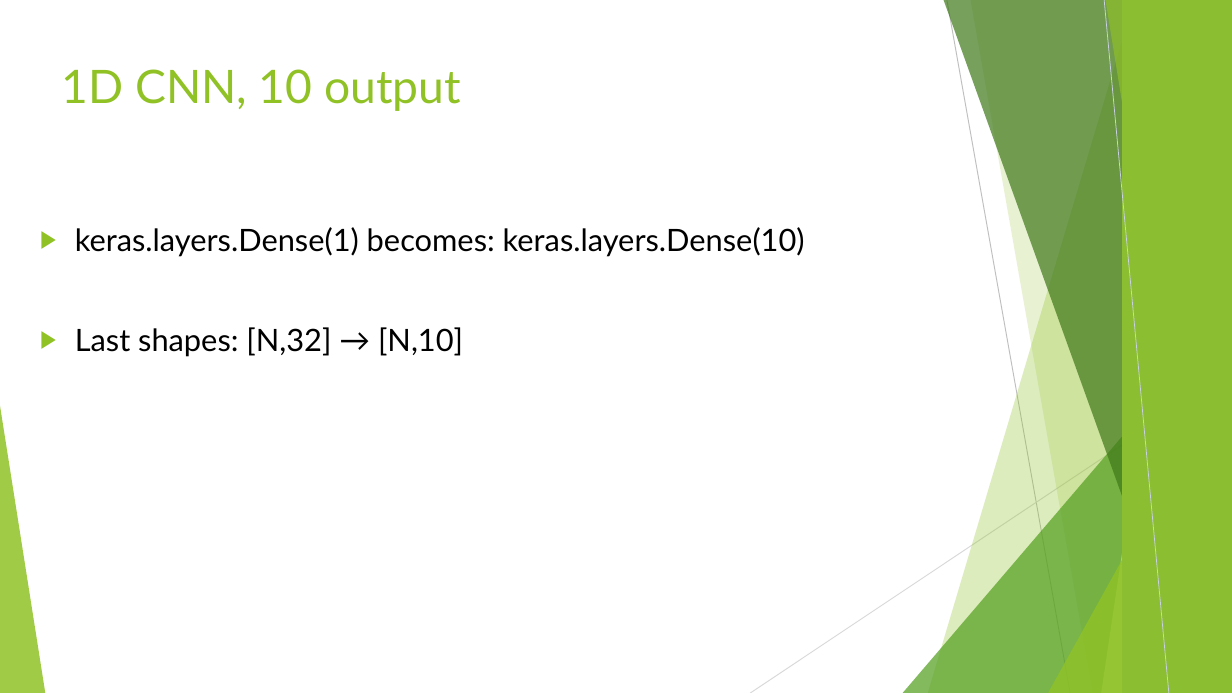
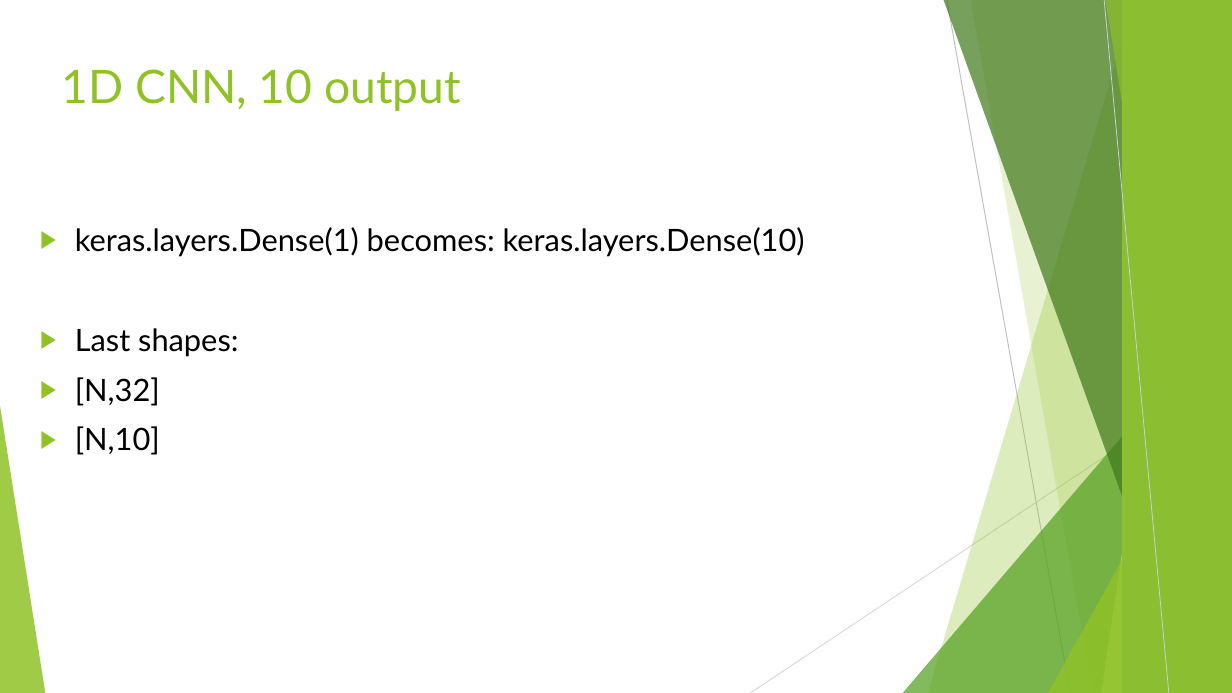
Before and after one commit to FranzGH/timeseries, a slide deck: slide 248 of Slides/05 CNNs.pptx. Drawn at 1232x693 pixels with LibreOffice and Linux fonts; fonts in the diff are those of the drawing. Boxes give left, top, right and bottom in pixels: in the first picture for what was removed or moved away, otherwise in the second. Text is boxed around its words. In the diff, an @@ line names an element or a change of style, - is before the commit and + after.

```diff
--- a/Slides/05 CNNs.pptx
+++ b/Slides/05 CNNs.pptx
@@ text at [75,328,238,455]: text changed @@
-▶ Last shapes: [N,32] → [N,10]
+▶ Last shapes:
+▶ [N,32]
+▶ [N,10]
```
Also in this commit, not shown: 32 other slides changed, 1 slide added, 5 other files.
